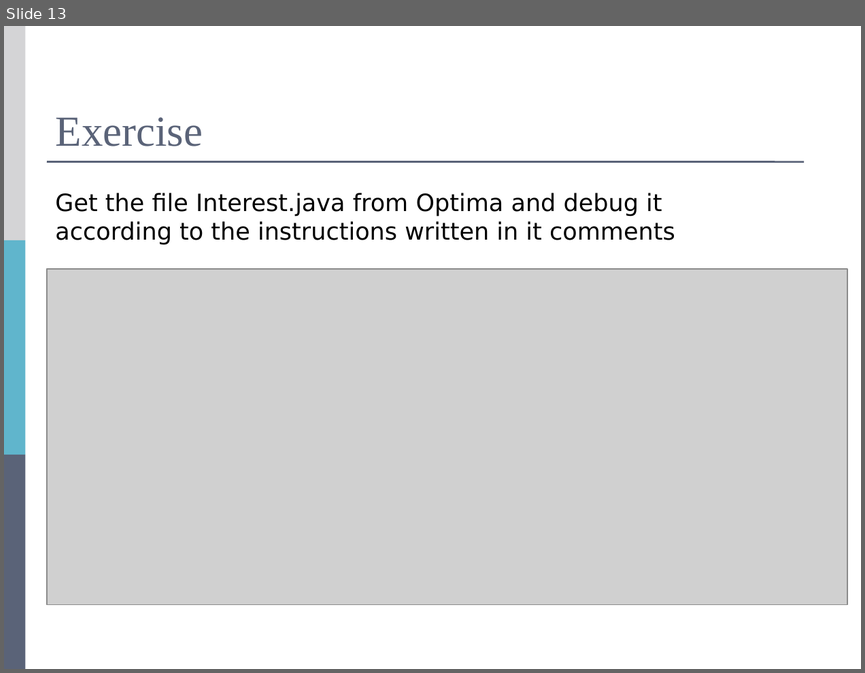
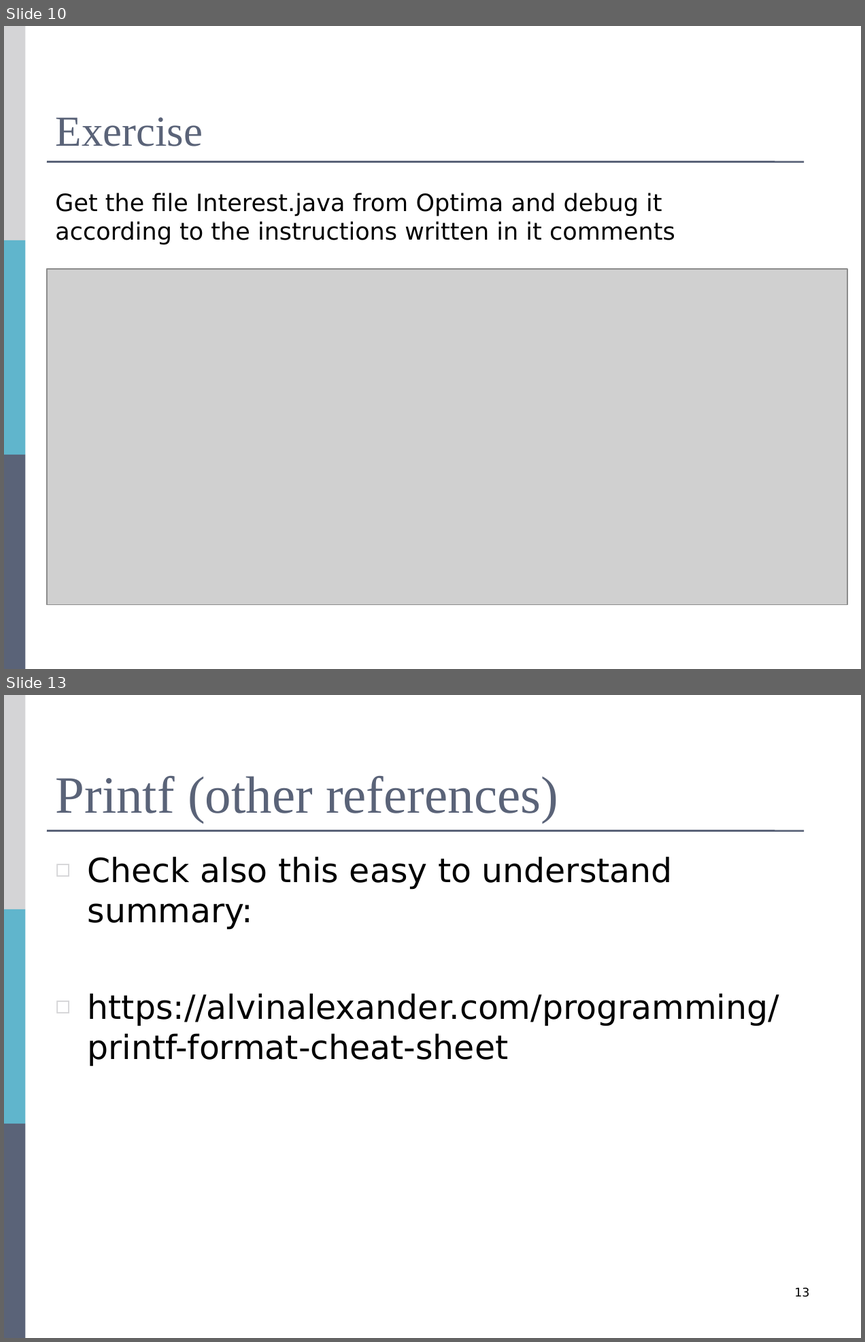
Before and after one commit to mjstenbe/OO_2017, a slide deck: Lecture materials (Antonius)/R0027-Luento-5-Toistolauseet.ppt. Shown one above the other, each under a label of ours: slide 13 before the commit, slides 10 and 13 after it; the slides between them are not shown. The pictures are 865x673 and 865x1342 pixels, drawn with LibreOffice and Linux fonts; fonts in the diff are those of the drawing; grey boxes stand for pictures. Boxes give left, top, right and bottom in pixels: in the first picture for what was removed or moved away, otherwise in the second. Text is boxed around its words. In the diff, an @@ line names an element or a change of style, - is before the commit and + after.

```diff
--- a/Lecture materials (Antonius)/R0027-Luento-5-Toistolauseet.ppt
+++ b/Lecture materials (Antonius)/R0027-Luento-5-Toistolauseet.ppt
@@ slide 13 added at box(4, 695, 861, 1338), background #FFFFFF; not listed: 4 template elements that a slide beside it also shows @@
@@ title added at box(56, 776, 558, 823), 44 pt, text #5A6378 @@
+Printf (other references)
@@ text added at box(88, 856, 779, 1066), 28 pt, text #000000 @@
+◻ Check also this easy to understand summary:
+◻ https://alvinalexander.com/programming/printf-format-cheat-sheet
@@ page number added at box(794, 1287, 809, 1297), 10 pt, text #000000 @@
+13
@@ what was slide 13 is now slide 10 @@
```
Also in this commit, not shown: 2 slides changed, 1 slide removed, 11 other files.
